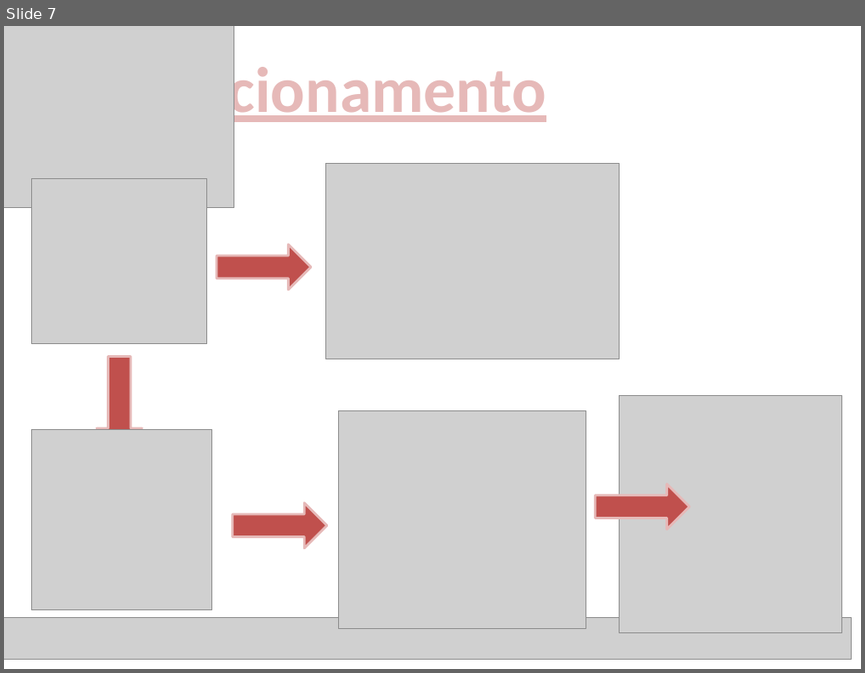
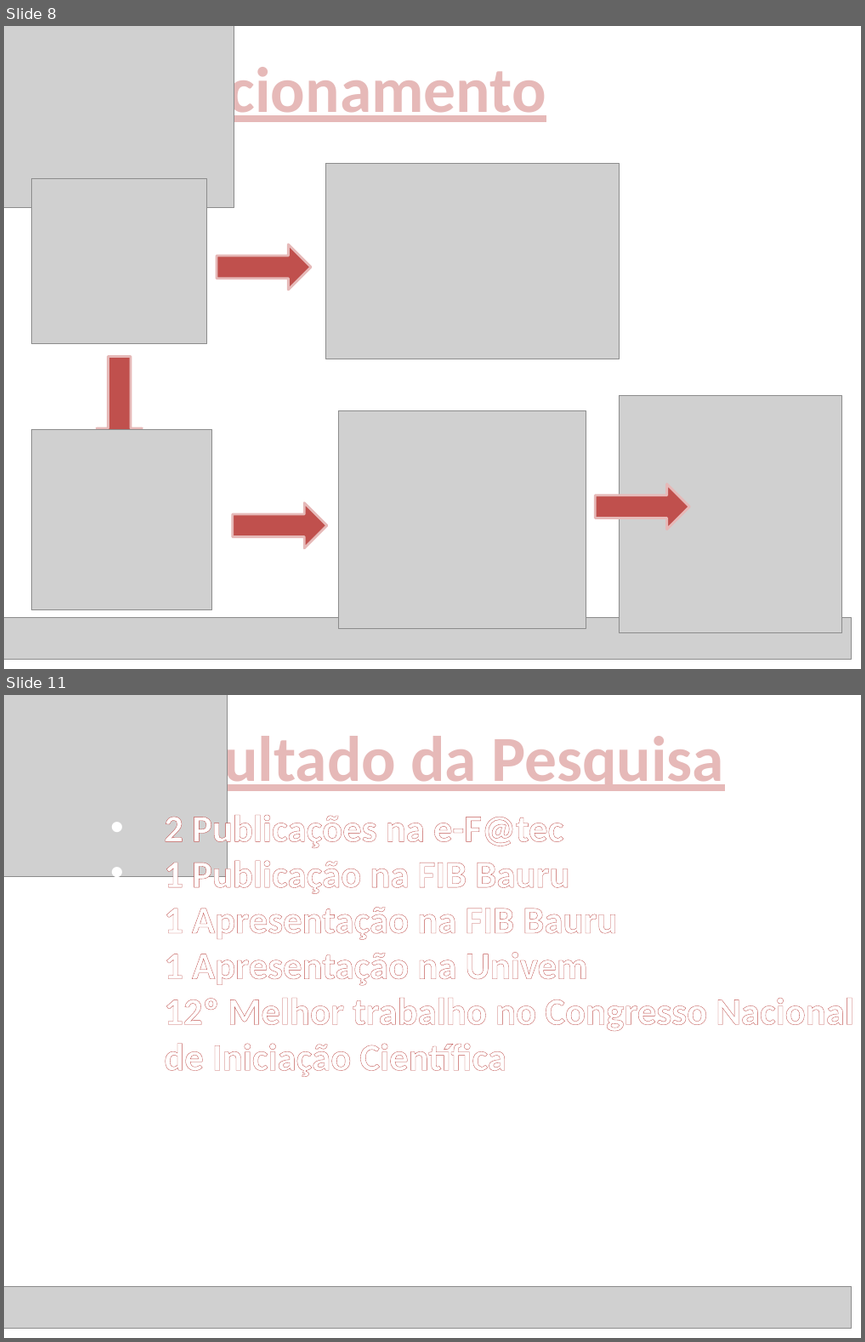
Before and after one commit to HenriqueLeal/Iniciacao, a slide deck: power point/Apresentação.pptx. Shown one above the other, each under a label of ours: slide 7 before the commit, slides 8 and 11 after it; the slides between them are not shown. The pictures are 865x673 and 865x1342 pixels, drawn with LibreOffice and Linux fonts; fonts in the diff are those of the drawing; grey boxes stand for pictures. Boxes give left, top, right and bottom in pixels: in the first picture for what was removed or moved away, otherwise in the second. Text is boxed around its words. In the diff, an @@ line names an element or a change of style, - is before the commit and + after.

```diff
--- a/power point/Apresentação.pptx
+++ b/power point/Apresentação.pptx
@@ slide 11 added at bbox=[4, 695, 861, 1338], background #FFFFFF @@
@@ picture added at bbox=[4, 695, 228, 877] @@
@@ text added at bbox=[131, 727, 724, 795], 54 pt, text #E6B9B8, bold, underline @@
+Resultado da Pesquisa
@@ text added at bbox=[164, 810, 854, 1077], 32 pt, text #FFFFFF, bold @@
+• 2 Publicações na e-F@tec
+• 1 Publicação na FIB Bauru
+• 1 Apresentação na FIB Bauru
+• 1 Apresentação na Univem
+• 12º Melhor trabalho no Congresso Nacional de Iniciação Científica
@@ picture added at bbox=[4, 1287, 851, 1328] @@
@@ what was slide 7 is now slide 8 @@
```
Also in this commit, not shown: 5 slides changed, 4 other slides added, 2 slides removed, 2 other files.
